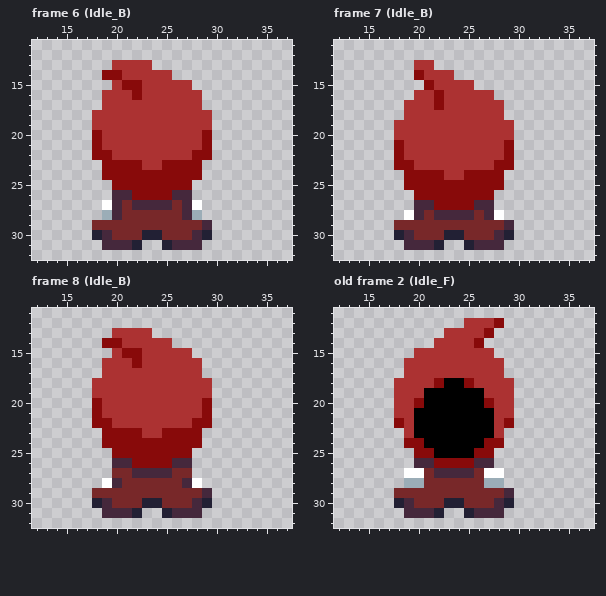
Two versions of one pixel-art file, Assets/Animation/Art/Wizard.aseprite. The first picture shows the starting point.
48x48 pixels, 9 frames. Shown: frame 6 (Idle_B): x 12..37, y 11..32; frame 7 (Idle_B): x 12..37, y 11..32; frame 8 (Idle_B): x 12..37, y 11..32; old frame 2 (Idle_F): x 12..37, y 11..32. The commit also changed other frames, which this record leaves out.
After:
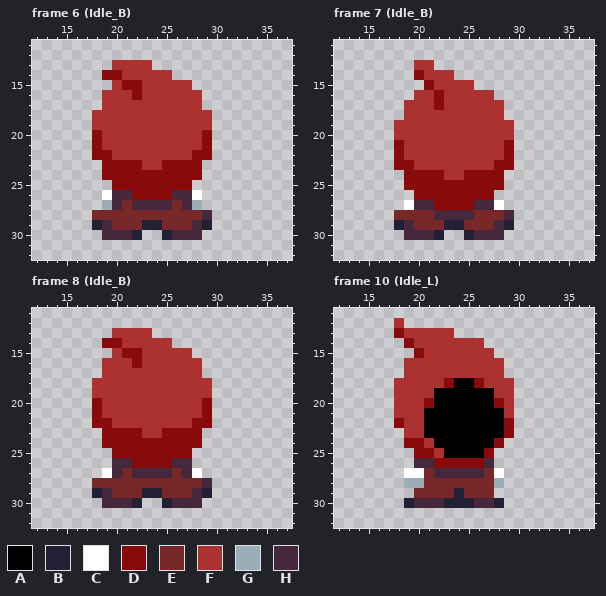
Palette (. is transparent): A #000000  B #222034  C #ffffff  D #880a0a  E #782829  F #ac3232  G #9badb7  H #45283c
A new or re-ordered frame is compared with the old frame closest to it.
Commit message: feat: create idle anims
What changed:
frames 9 -> 17
--- frame 6 (Idle_B), layers "Arms", "Layer 4"
@@ x 16..31 @@
 25 ....DDDDDDDD....
-26 ....HHDDDDHH....
-27 ...CHEHHHHEHC...
-28 ...GHEEEEEEHG...
-29 ..EEEEEEEEEEEH..
-30 ..BHEEEBBEEEHB..
-31 ...HHHB..BHHH...
+26 ...CHHDDDDHHC...
+27 ...GHEHHHHEHG...
+28 ..EEEEEEEEEEEH..
+29 ..BHEEEBBEEEHB..
+30 ...HHHB..BHHH...
+31 ................
 32 ................
--- frame 7 (Idle_B), layers "Arms", "Layer 4"
@@ x 16..31 @@
 26 ....DDDDDDDD....
-27 ....HHDDDDHH....
-28 ...CHEHHHHEHC...
-29 ..EEEEEEEEEEEH..
-30 ..BHEEEBBEEEHB..
-31 ...HHHB..BHHH...
+27 ...CHHDDDDHHC...
+28 ..EEEEHHHHEEEH..
+29 ..BHEEEBBEEEHB..
+30 ...HHHB..BHHH...
+31 ................
 32 ................
--- frame 8 (Idle_B), layers "Arms", "Layer 4"
@@ x 16..31 @@
 26 ....HHDDDDHH....
-27 ....EEHHHHEE....
-28 ...CHEEEEEEHC...
-29 ..EEEEEEEEEEEH..
-30 ..BHEEEBBEEEHB..
-31 ...HHHB..BHHH...
+27 ...CHEHHHHEHC...
+28 ..EEEEEEEEEEEH..
+29 ..BHEEEBBEEEHB..
+30 ...HHHB..BHHH...
+31 ................
 32 ................
--- frame 10 (Idle_L) is new; against old frame 2 (Idle_F), layers "Arms", "Head", "Layer 4"
@@ x 16..31 @@
 11 ................
-12 .........FFFD...
-13 .......FFFFD....
-14 ......FFFFD.....
-15 ....FFFFFFFF....
+12 ..F.............
+13 ..DFFFFF........
+14 ...DFFFFFFF.....
+15 ....DFFFFFFF....
 16 ...FFFFFFFFFF...
 17 ...FFFFFFFFFF...
-18 ..FFFFDAADFFFF..
-19 ..FFFAAAAAAFFF..
-20 ..FFDAAAAAADFF..
-21 ..FFAAAAAAAAFF..
-22 ..DFAAAAAAAAFD..
-23 ...FAAAAAAAAF...
-24 ...DDAAAAAADD...
-25 ....DDAAAADD....
-26 ....HHDDDDHH....
-27 ...CCEHHHHECC...
-28 ...GGEEEEEEGG...
-29 ..EEEEEEEEEEEH..
-30 ..BHEEEBBEEEHB..
-31 ...HHHB..BHHH...
+18 ..FFFFFDAADFFF..
+19 ..FFFFAAAAAAFF..
+20 ..FFFDAAAAAADF..
+21 ..FFFAAAAAAAAF..
+22 ..DFFAAAAAAAAD..
+23 ...FFAAAAAAAAD..
+24 ...DDFAAAAAAD...
+25 ....DDFAAAAD....
+26 ....HHDDDDDH....
+27 ...CCEHHHHHEC...
+28 ...GGEEEEEEEG...
+29 ....EEEEBEEE....
+30 ...BHHHBBBHHB...
+31 ................
 32 ................
Pixel boxes of the changes (left, top, right, bottom) in both pictures:
changed: (92, 190, 212, 250)
changed: (394, 200, 514, 250)
changed: (92, 468, 212, 518)
changed: (394, 318, 514, 518)
